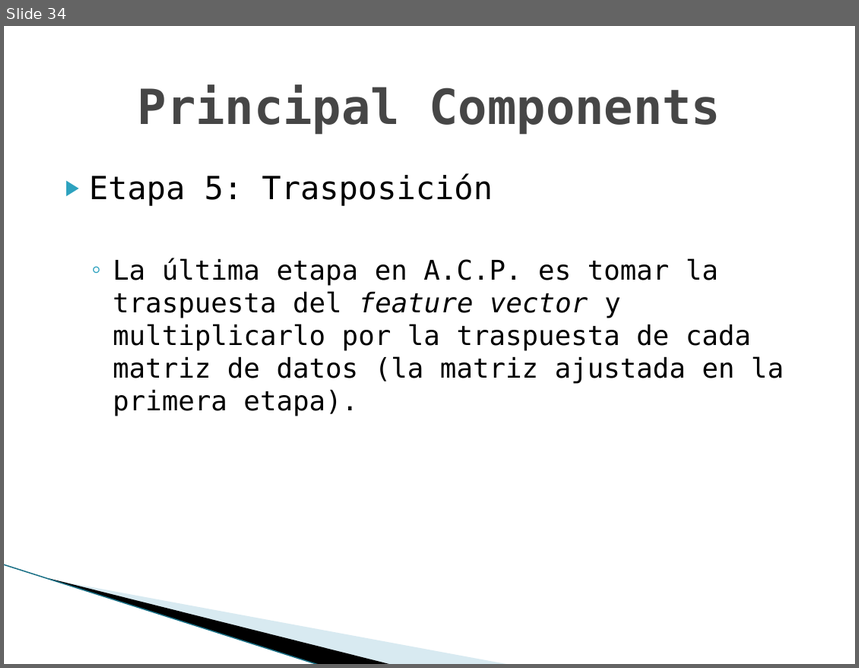
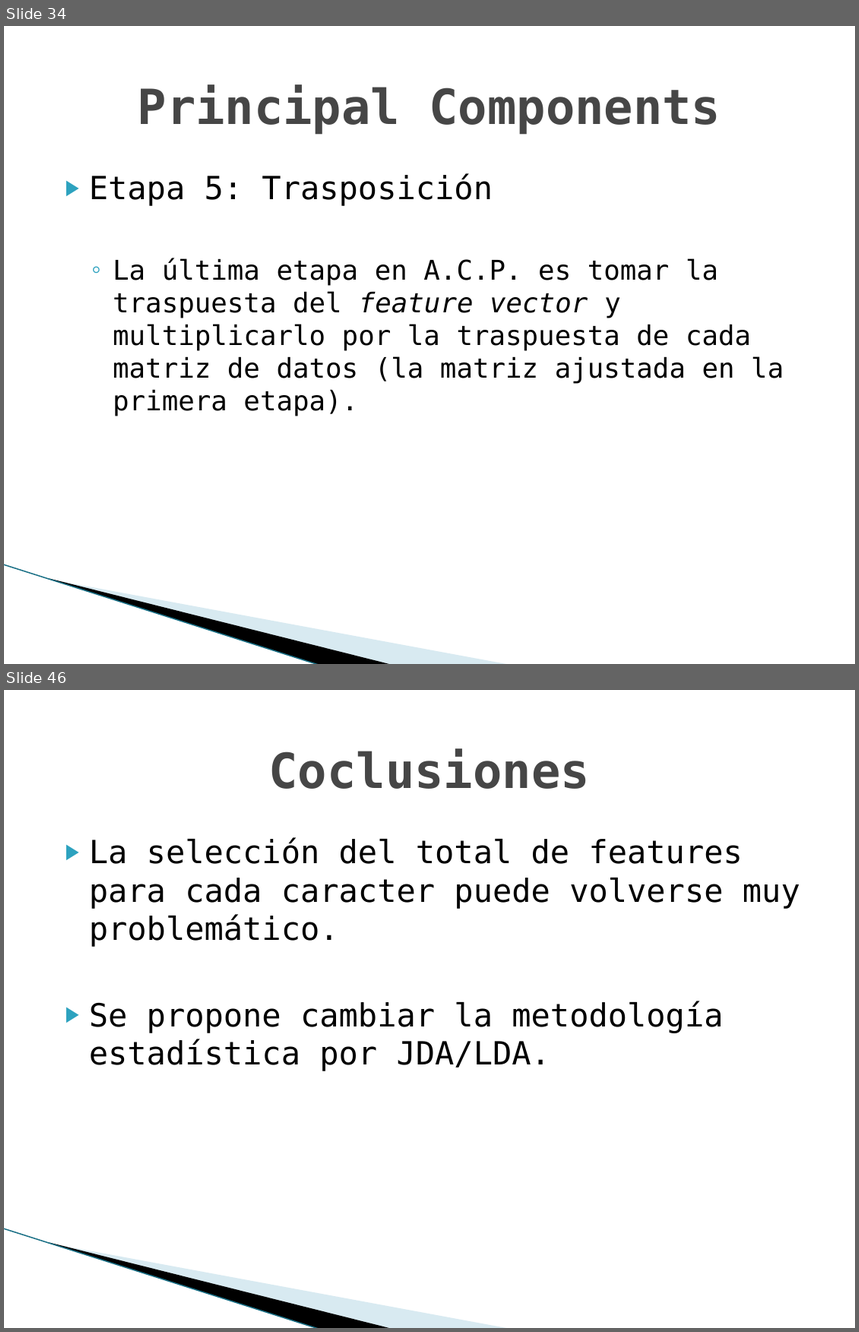
Before and after one commit to TechTinkerer42/TrabajosPracticos, a slide deck: doc/clase/presentacion.pptx. Shown one above the other, each under a label of ours: slide 34 before the commit, slides 34 and 46 after it; the slides between them are not shown. The pictures are 859x668 and 859x1332 pixels, drawn with LibreOffice and Linux fonts; fonts in the diff are those of the drawing; background and template pictures are left out. Boxes give left, top, right and bottom in pixels: in the first picture for what was removed or moved away, otherwise in the second. Text is boxed around its words. In the diff, an @@ line names an element or a change of style, - is before the commit and + after.

```diff
--- a/doc/clase/presentacion.pptx
+++ b/doc/clase/presentacion.pptx
@@ slide 46 added at bbox=[4, 690, 855, 1328], background #FFFFFF; not listed: 3 template elements that a slide beside it also shows @@
@@ title added at bbox=[269, 749, 590, 789], 41 pt, text #464646, bold @@
+Coclusiones
@@ text added at bbox=[89, 837, 800, 1072], 27 pt, text #000000 @@
+▶ La selección del total de features para cada caracter puede volverse muy problemático.
+▶ Se propone cambiar la metodología estadística por JDA/LDA.
```
Also in this commit, not shown: 3 slides changed, 11 other slides added, 1 slide removed, 5 other files.
